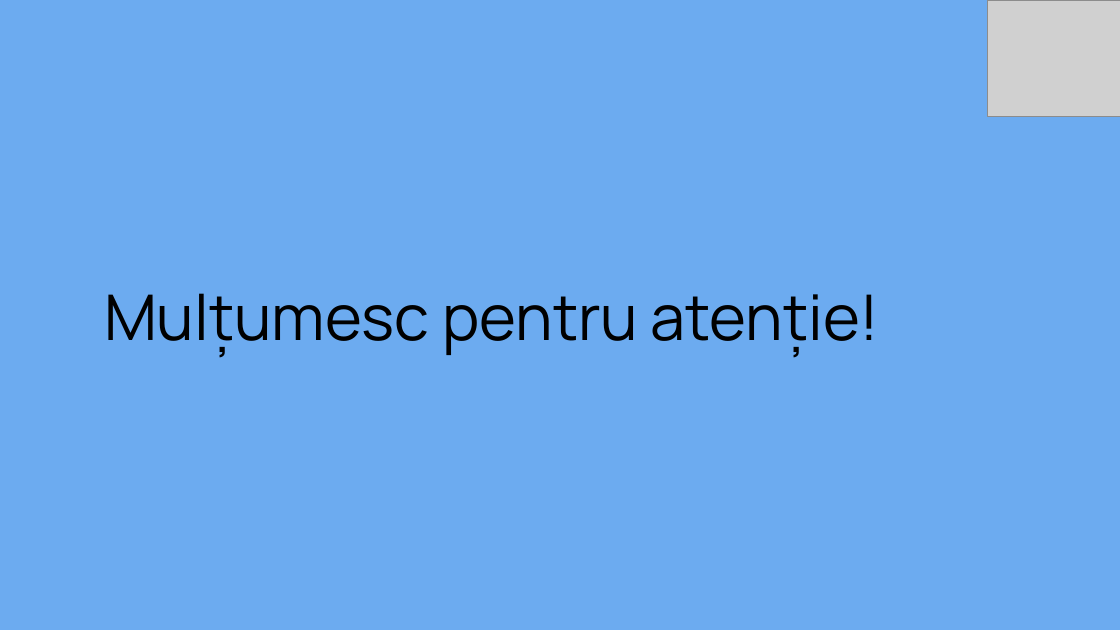
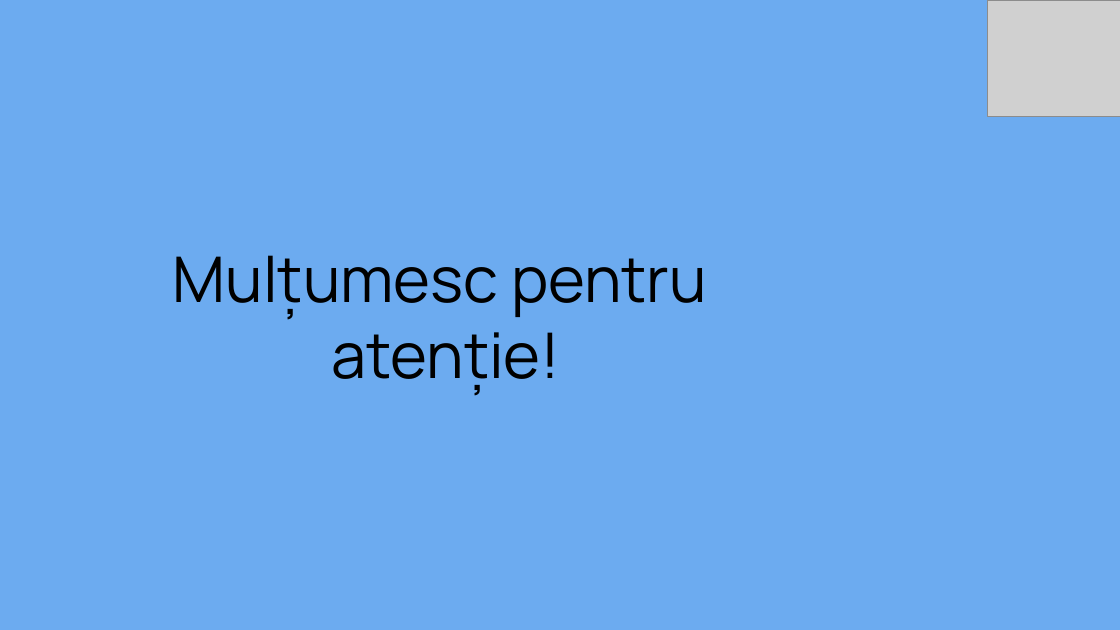
Before and after one commit to robertnitu02/proiect-diploma, a slide deck: slide 25 of word/prezentare.pptx (slide 14 before the commit). Drawn at 1120x630 pixels with LibreOffice and Linux fonts; fonts in the diff are those of the drawing; grey boxes stand for pictures; background and template pictures are left out. Boxes give left, top, right and bottom in pixels: in the first picture for what was removed or moved away, otherwise in the second. Text is boxed around its words. In the diff, an @@ line names an element or a change of style, - is before the commit and + after.

```diff
--- a/word/prezentare.pptx
+++ b/word/prezentare.pptx
@@ title "Mulțumesc pentru atenție!" rewrapped from [104,293,880,357] to [173,255,707,395] @@
```
Also in this commit, not shown: 12 other slides changed, 12 slides added, 1 slide removed, 1 other file.
